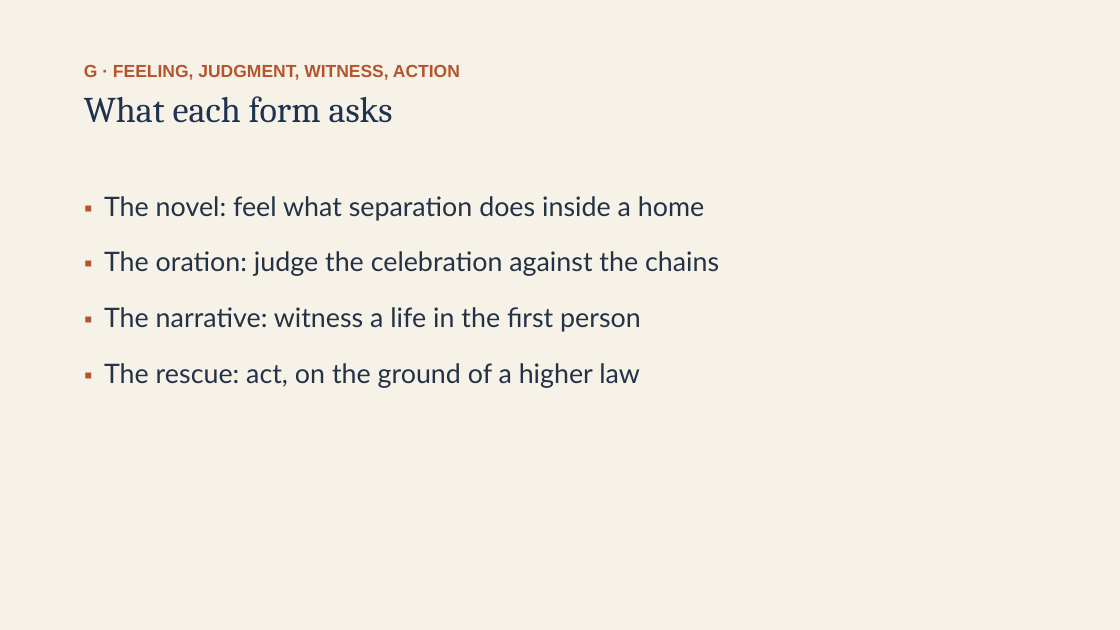
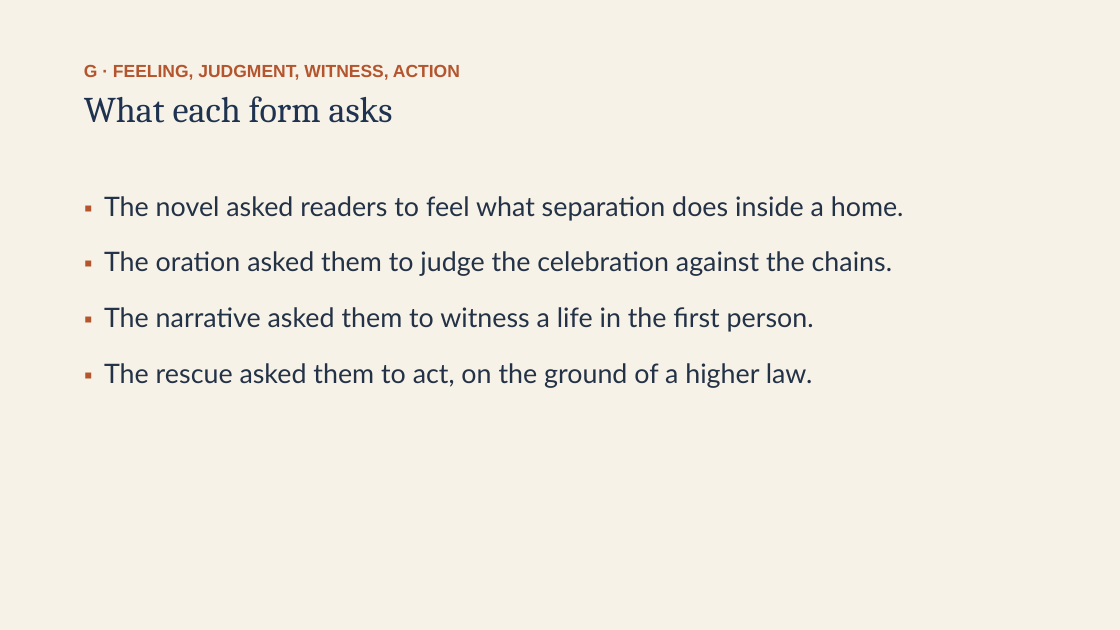
Before and after one commit to ab17gthb/humanities-curriculum-group, a slide deck: slide 22 of sectional-crisis/lesson-02/lesson-02-slides.pptx. Drawn at 1120x630 pixels with LibreOffice and Linux fonts; fonts in the diff are those of the drawing. Boxes give left, top, right and bottom in pixels: in the first picture for what was removed or moved away, otherwise in the second. Text is boxed around its words. In the diff, an @@ line names an element or a change of style, - is before the commit and + after.

```diff
--- a/sectional-crisis/lesson-02/lesson-02-slides.pptx
+++ b/sectional-crisis/lesson-02/lesson-02-slides.pptx
@@ text at <box>104,196,904,388</box>: text changed @@
-▪ The novel: feel what separation does inside a home
-▪ The oration: judge the celebration against the chains
-▪ The narrative: witness a life in the first person
-▪ The rescue: act, on the ground of a higher law
+▪ The novel asked readers to feel what separation does inside a home.
+▪ The oration asked them to judge the celebration against the chains.
+▪ The narrative asked them to witness a life in the first person.
+▪ The rescue asked them to act, on the ground of a higher law.
```
Also in this commit, not shown: 9 other slides changed, 6 other files.
